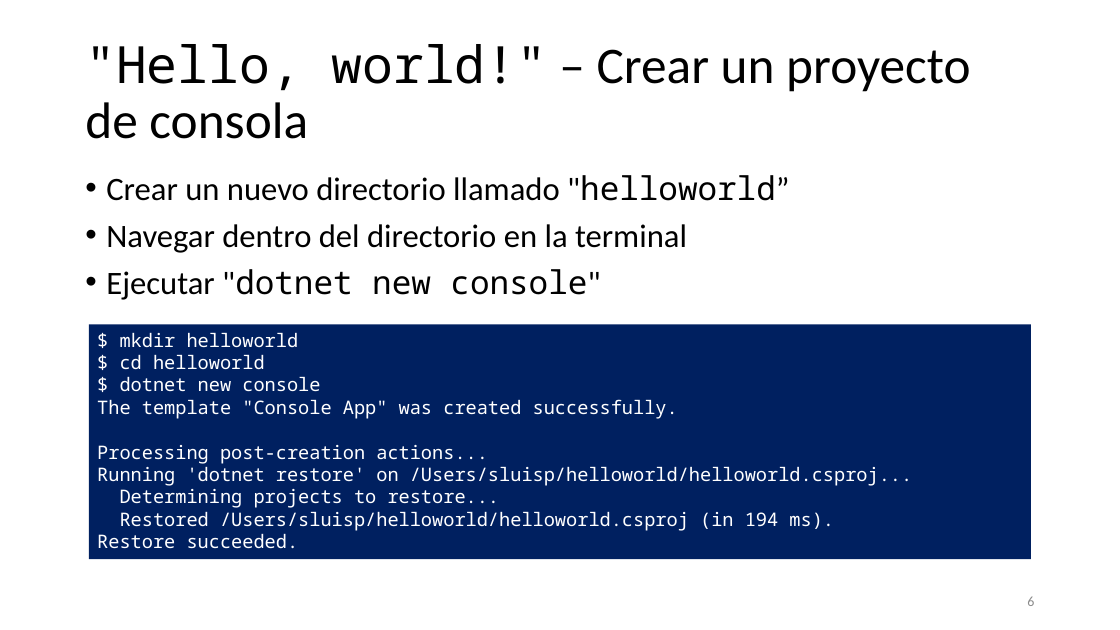
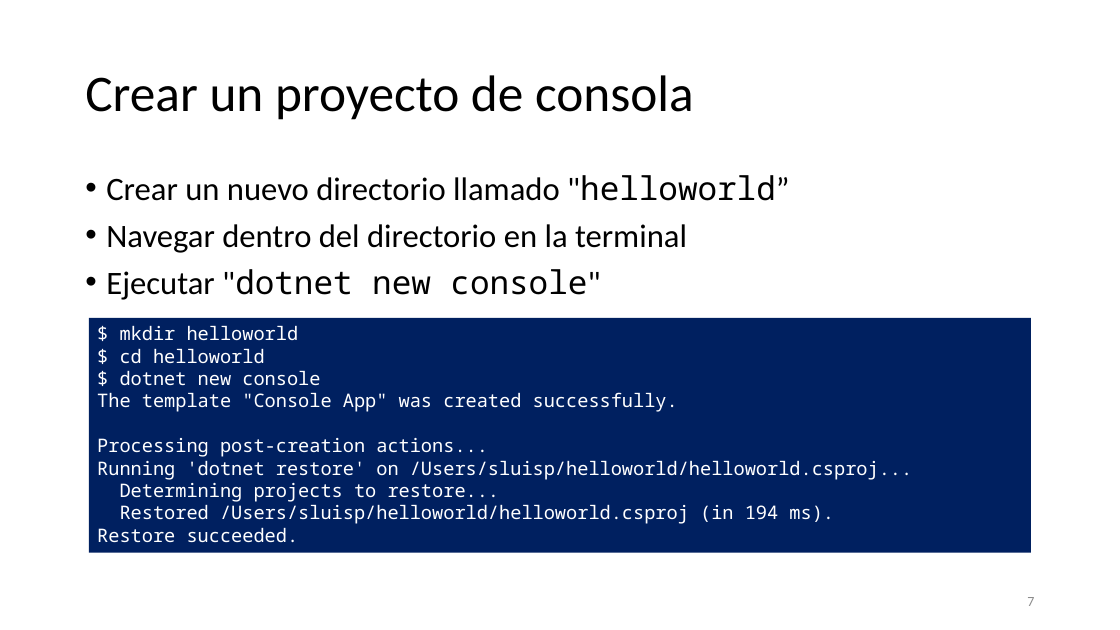
Before and after one commit to SergioLuis/hour-of-code-uva-2021, a slide deck: slide 7 of slides.pptx (slide 6 before the commit). Drawn at 1120x630 pixels with LibreOffice and Linux fonts; fonts in the diff are those of the drawing. Boxes give left, top, right and bottom in pixels: in the first picture for what was removed or moved away, otherwise in the second. Text is boxed around its words. In the diff, an @@ line names an element or a change of style, - is before the commit and + after.

```diff
--- a/slides.pptx
+++ b/slides.pptx
@@ title at [85, 75, 694, 120]: text changed @@
-"Hello, world!" – Crear un proyecto de consola
+Crear un proyecto de consola
@@ rectangle "$ mkdir helloworld": place and size @@
-rectangle "$ mkdir helloworld" at [89, 324, 1031, 559]
+rectangle "$ mkdir helloworld" at [89, 318, 1031, 553]
@@ page number at [1027, 597, 1034, 606]: text changed @@
-6
+7
```
Also in this commit, not shown: 7 other slides changed, 14 slides added, 1 other file.
